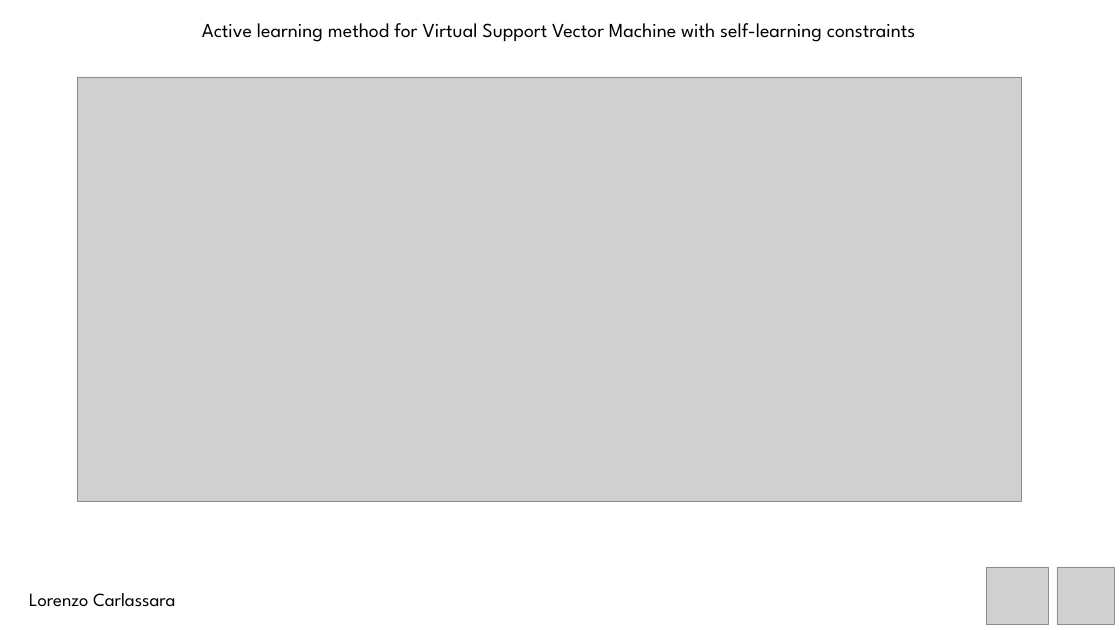
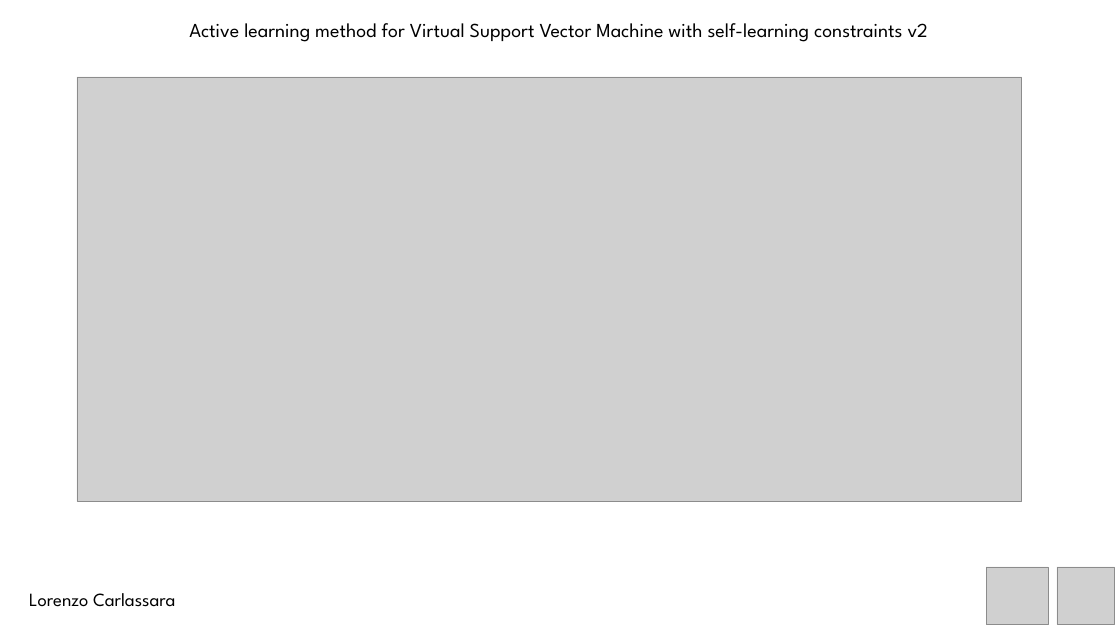
Before and after one commit to carls31/active-learning-virtual-SVM, a slide deck: slide 10 of presentation_CARLASSARA_10601118.pptx. Drawn at 1120x630 pixels with LibreOffice and Linux fonts; fonts in the diff are those of the drawing; grey boxes stand for pictures. Boxes give left, top, right and bottom in pixels: in the first picture for what was removed or moved away, otherwise in the second. Text is boxed around its words. In the diff, an @@ line names an element or a change of style, - is before the commit and + after.

```diff
--- a/presentation_CARLASSARA_10601118.pptx
+++ b/presentation_CARLASSARA_10601118.pptx
@@ text at <box>189,23,928,42</box>: text changed @@
-Active learning method for Virtual Support Vector Machine with self-learning constraints
+Active learning method for Virtual Support Vector Machine with self-learning constraints v2
```
Also in this commit, not shown: 2 other slides changed, 4 slides added, 14 other files.
